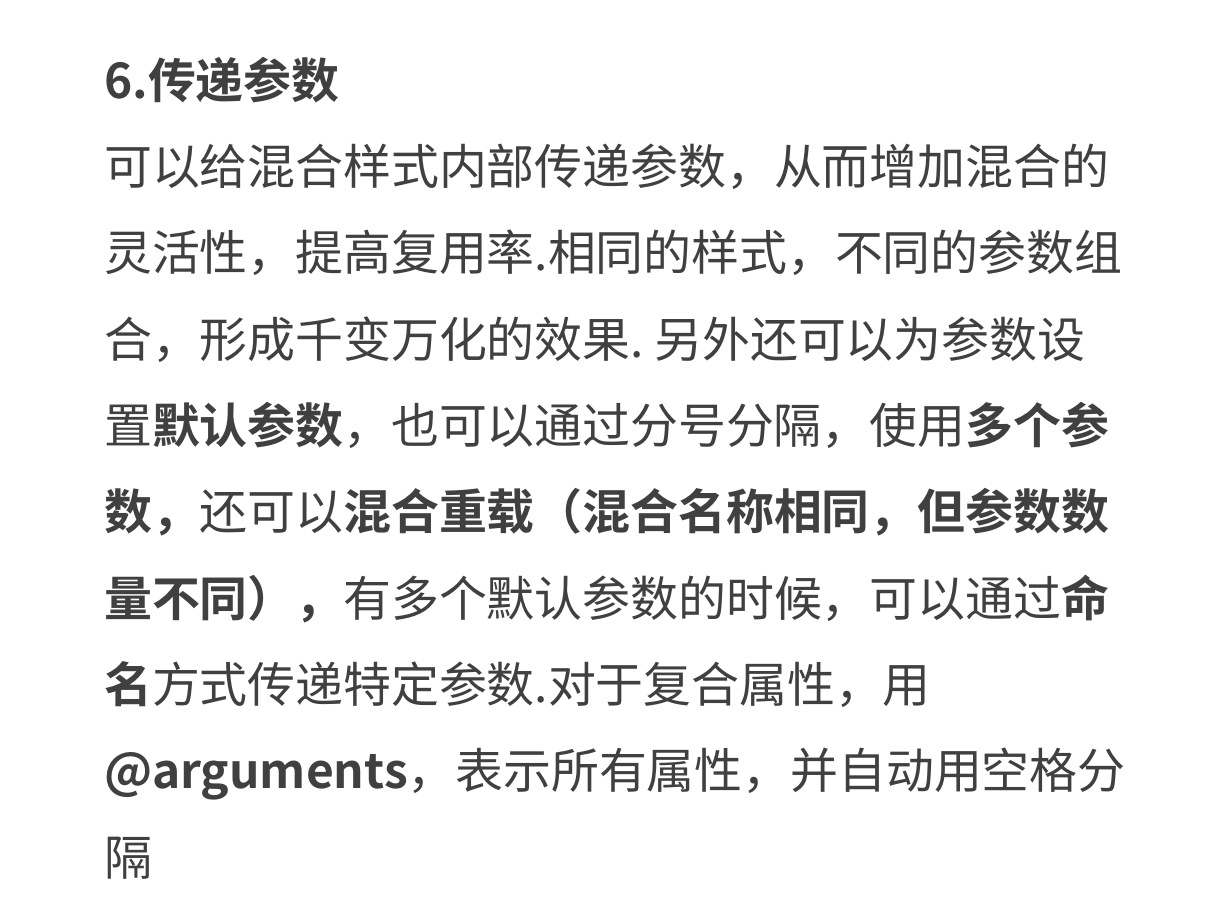
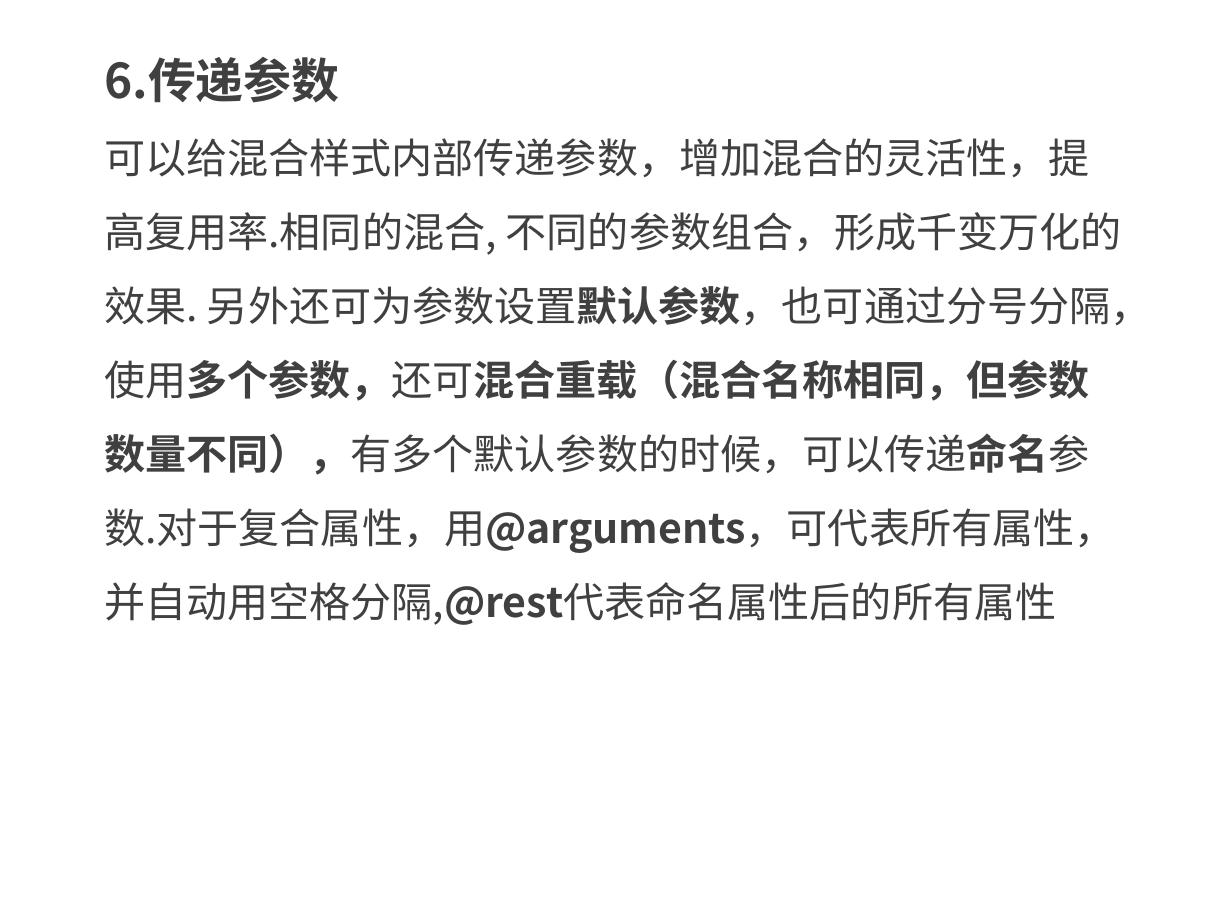
Before and after one commit to kong66/less-class, a slide deck: slide 9 of less-4-混合.pptx. Drawn at 1232x924 pixels with LibreOffice and Linux fonts; fonts in the diff are those of the drawing. Boxes give left, top, right and bottom in pixels: in the first picture for what was removed or moved away, otherwise in the second. Text is boxed around its words. In the diff, an @@ line names an element or a change of style, - is before the commit and + after.

```diff
--- a/less-4-混合.pptx
+++ b/less-4-混合.pptx
@@ text at bbox=[104, 138, 1152, 625]: text changed; size 28 to 24 pt @@
-可以给混合样式内部传递参数，从而增加混合的灵活性，提高复用率.相同的样式，不同的参数组合，形成千变万化的效果. 另外还可以为参数设置默认参数，也可以通过分号分隔，使用多个参数，还可以混合重载（混合名称相同，但参数数量不同），有多个默认参数的时候，可以通过命名方式传递特定参数.对于复合属性，用@arguments，表示所有属性，并自动用空格分隔
+可以给混合样式内部传递参数，增加混合的灵活性，提高复用率.相同的混合, 不同的参数组合，形成千变万化的效果. 另外还可为参数设置默认参数，也可通过分号分隔，使用多个参数，还可混合重载（混合名称相同，但参数数量不同），有多个默认参数的时候，可以传递命名参数.对于复合属性，用@arguments，可代表所有属性，并自动用空格分隔,@rest代表命名属性后的所有属性
```
Also in this commit, not shown: 9 other slides changed, 1 slide added, 1 slide removed, 8 other files.
